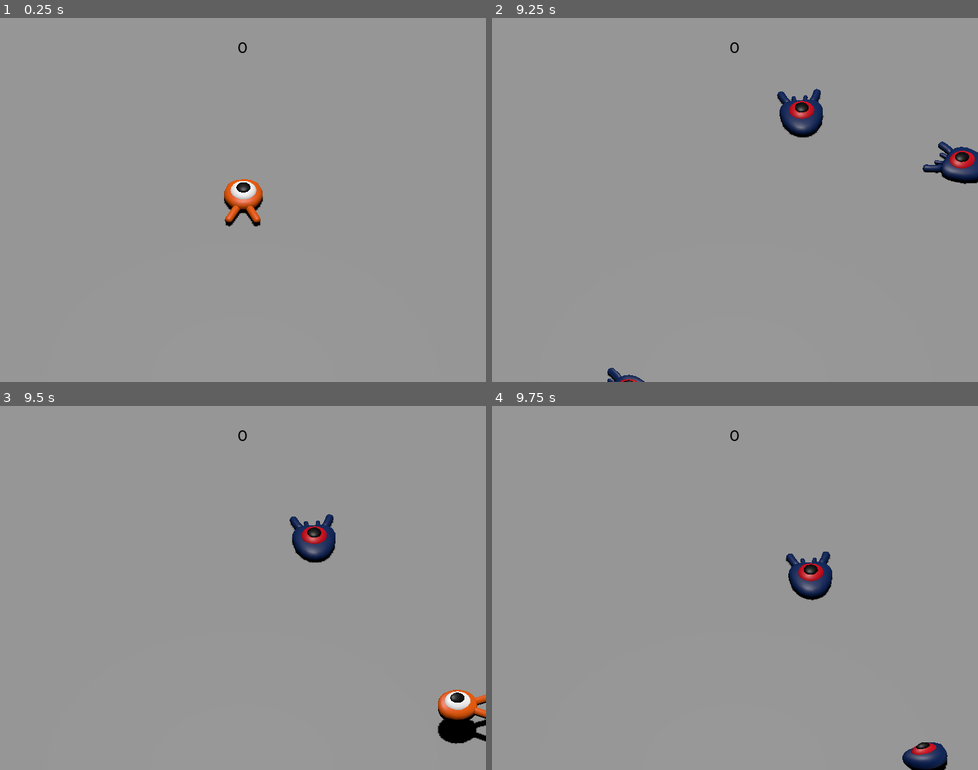
Above: before the commit, frames 1-4 (two rows, left to right).
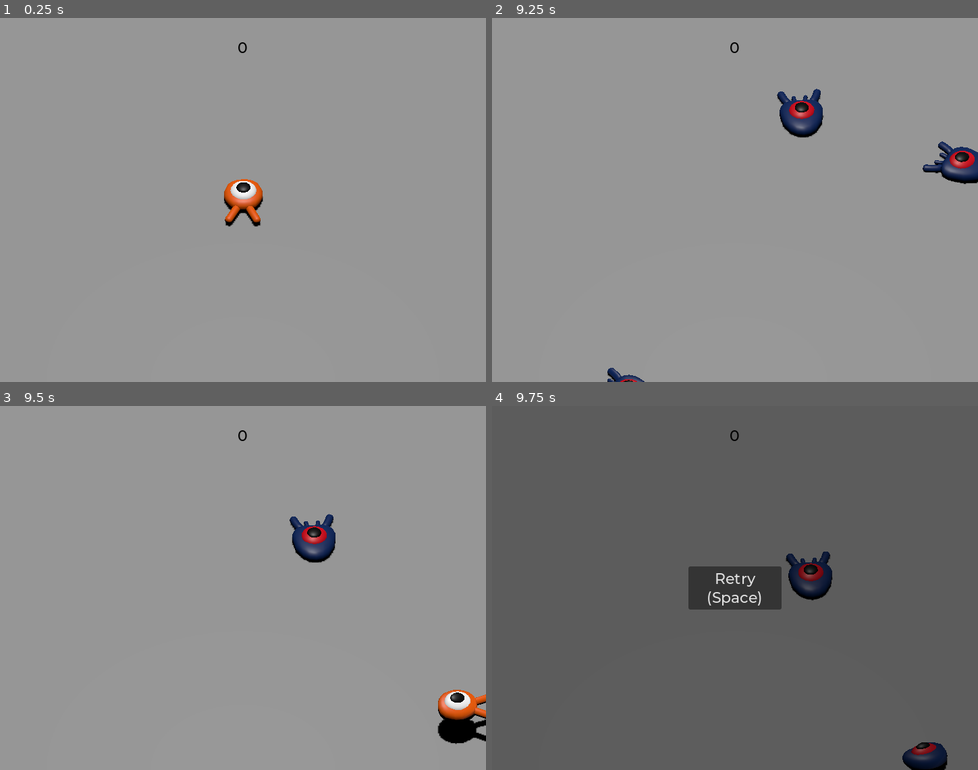
Above: after the commit, the same moments.

Repository: Vorgenstad/first-3d-game
Game: Godot game, scene res://scenes/main.tscn
The game is run twice, just before and just after one commit, with the same random seed, the same clock (stepped at 60 frames per second) and the same inputs.
Inputs:
- Up to frame 1 (0.25 s): no input
- Up to frame 2 (9.25 s): tap Enter at 0.5 s; hold D (move_right) 0.53-1.28 s; tap Space (jump) at 0.77, 1.52, 3.02, 3.77, 4.52, 6.02, 6.77, 7.52, 9.02 s; hold S (move_back) 1.28-2.03 s; hold D (move_right) 2.03-2.78 s; hold W (move_forward) 2.78-3.53 s; hold A (move_left) 3.53-5.03 s; hold S (move_back) 5.03-5.78 s; hold D (move_right) 5.78-6.53 s; hold W (move_forward) 6.53-7.28 s; hold D (move_right) 7.28-8.03 s; hold S (move_back) 8.03-8.78 s; hold A (move_left) from 8.78 s (still down)
- Up to frame 3 (9.5 s): keep holding A (move_left)
- Up to frame 4 (9.75 s): release A (move_left) at 9.53 s; hold W (move_forward) from 9.53 s (still down)

Frames 1-3 are identical in both runs. In frame 4, 100% of the frame differs, in the area x 0-100%, y 0-100%.

Commit message:
Added retry button

Diff:
--- a/scenes/main.gd
+++ b/scenes/main.gd
@@ -16,3 +16,6 @@
 
 func _on_player_died():
 	$SpawnTimer.stop()
+
+func _on_retry_button_pressed():
+	get_tree().reload_current_scene()
--- a/scenes/main.tscn
+++ b/scenes/main.tscn
@@ -22,6 +22,14 @@
 [sub_resource type="Theme" id="Theme_vbyjk"]
 default_font = ExtResource("4_tkgr2")
 default_font_size = 22
+
+[sub_resource type="InputEventKey" id="InputEventKey_a47oq"]
+device = -1
+keycode = 32
+unicode = 32
+
+[sub_resource type="Shortcut" id="Shortcut_81481"]
+events = [SubResource("InputEventKey_a47oq")]
 
 [node name="Main" type="Node"]
 script = ExtResource("1_bsbfj")
@@ -86,5 +94,34 @@
 horizontal_alignment = 1
 vertical_alignment = 1
 
+[node name="Retry" type="ColorRect" parent="UI"]
+visible = false
+layout_mode = 1
+anchors_preset = 15
+anchor_right = 1.0
+anchor_bottom = 1.0
+grow_horizontal = 2
+grow_vertical = 2
+color = Color(0, 0, 0, 0.384314)
+
+[node name="RetryButton" type="Button" parent="UI/Retry"]
+layout_mode = 1
+anchors_preset = 8
+anchor_left = 0.5
+anchor_top = 0.5
+anchor_right = 0.5
+anchor_bottom = 0.5
+offset_left = -69.0
+offset_top = -29.0
+offset_right = 69.0
+offset_bottom = 29.0
+grow_horizontal = 2
+grow_vertical = 2
+shortcut = SubResource("Shortcut_81481")
+text = "Retry
+(Space)"
+
 [connection signal="died" from="Player" to="." method="_on_player_died"]
+[connection signal="died" from="Player" to="UI" method="_on_player_died"]
 [connection signal="timeout" from="SpawnTimer" to="." method="_on_spawn_timer_timeout"]
+[connection signal="pressed" from="UI/Retry/RetryButton" to="." method="_on_retry_button_pressed"]
--- a/scenes/ui.gd
+++ b/scenes/ui.gd
@@ -5,3 +5,6 @@
 func _on_mob_squashed():
 	score += 1
 	$ScoreLabel.text = str(score)
+
+func _on_player_died():
+	$Retry.show()
Not shown: 1 places in scenes/main.tscn that only renumber resources
